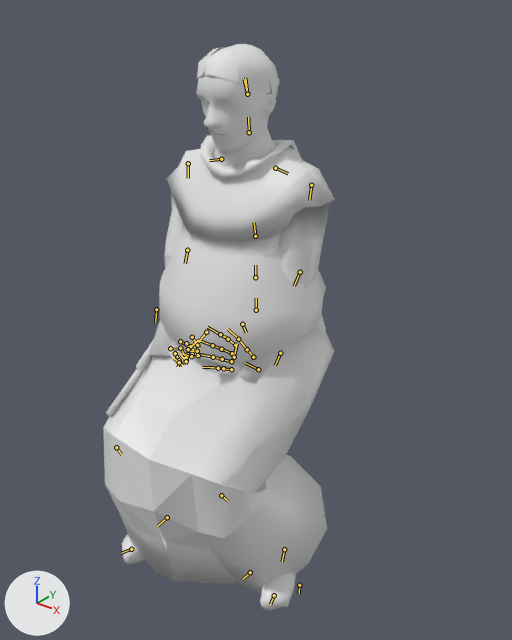
The Blender file assets-src/rooms/tavern/creature-clips/Monk.blend: old version first, new version second.
Before and after are seen from a camera (50 mm lens) standing at (0.59, -0.679, 0.801) and looking at (0.015, 0.039, 0.356). The lights are fixed; the arrows at lower left show +X, +Y and +Z. The picture after the commit comes second. Both versions are drawn at frame 0 of the action 'SitDrink'; the numbers are the values there. The bones that change, and the others that lie on the model, are drawn over the model as lines.

The first picture shows 'MonkSourceMesh'.
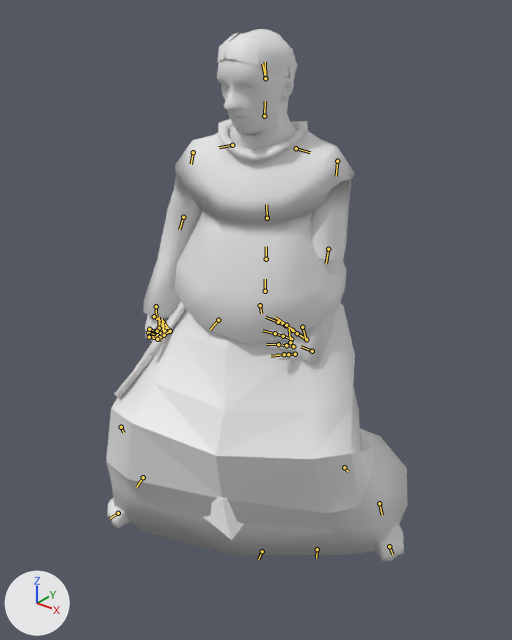
Changed parts and their boxes (x1, y1, x2, y2) in the pictures (512 x 640 px):
```json
{"object": "MonkSourceMesh", "change": "posed", "before": [103, 44, 334, 611], "after": [106, 29, 408, 561], "on screen": "31% wider, 6% shorter"}
{"bone": "Root", "before": "(250, 572) to (243, 579)", "after": "(262, 551) to (258, 559)"}
{"bone": "Head", "before": "(247, 94) to (244, 79)", "after": "(265, 78) to (262, 63)"}
{"bone": "Arm_L", "before": "(311, 185) to (309, 200)", "after": "(337, 161) to (336, 176)"}
{"bone": "ForeArm_L", "before": "(300, 272) to (294, 286)", "after": "(328, 249) to (326, 263)"}
{"bone": "Hand_L", "before": "(258, 369) to (245, 363)", "after": "(312, 351) to (301, 346)"}
{"bone": "Arm_R", "before": "(188, 163) to (188, 178)", "after": "(193, 152) to (191, 164)"}
{"bone": "ForeArm_R", "before": "(187, 250) to (185, 263)", "after": "(183, 217) to (179, 229)"}
{"bone": "Hand_R", "before": "(170, 348) to (179, 349)", "after": "(156, 306) to (156, 319)"}
{"bone": "UpLeg_L", "before": "(280, 353) to (275, 365)", "after": "(302, 327) to (306, 339)"}
{"bone": "Leg_L", "before": "(221, 495) to (228, 501)", "after": "(344, 467) to (348, 471)"}
{"bone": "Foot_L", "before": "(284, 549) to (282, 561)", "after": "(379, 503) to (382, 515)"}
{"bone": "UpLeg_R", "before": "(206, 332) to (198, 342)", "after": "(218, 320) to (210, 329)"}
{"bone": "Leg_R", "before": "(116, 447) to (121, 454)", "after": "(121, 427) to (123, 432)"}
{"bone": "Foot_R", "before": "(167, 517) to (157, 526)", "after": "(143, 477) to (136, 487)"}
```

The change, as JSON lines over the scene's bpy script:
```json
{"block": "bone_root", "where": "bone_root = bpy.data.objects['Monk'].pose.bones['Root']"}
{"op": "set", "path": "bone_root.location", "old": "(0.0, -0.042, -0.143)", "new": "(0.005, -0.083, -0.129)"}
{"op": "set", "path": "bone_root.rotation_quaternion", "old": "(1.0, 0.0, 0.0, 0.0)", "new": "(0.985, 0.0, 0.0, 0.174)", "note": "degrees (0, 0, 0) -> degrees (0, 0, 20)"}
{"block": "bone_head", "where": "bone_head = bpy.data.objects['Monk'].pose.bones['Head']  # child of 'Neck'"}
{"op": "set", "path": "bone_head.rotation_quaternion", "old": "(0.993, 0.113, -0.022, 0.037)", "new": "(0.972, 0.117, -0.192, 0.072)", "note": "degrees (13, -3, 4) -> degrees (12, -23, 6)"}
{"block": "bone_arm_l", "where": "bone_arm_l = bpy.data.objects['Monk'].pose.bones['Arm_L']  # child of 'Shoulder_L'"}
{"op": "set", "path": "bone_arm_l.rotation_quaternion", "old": "(0.911, 0.028, 0.153, -0.381)", "new": "(0.928, 0.057, 0.125, -0.347)", "note": "degrees (-4, 18, -46) -> degrees (1, 16, -41)"}
{"block": "bone_forearm_l", "where": "bone_forearm_l = bpy.data.objects['Monk'].pose.bones['ForeArm_L']  # child of 'Arm_L'"}
{"op": "set", "path": "bone_forearm_l.rotation_quaternion", "old": "(0.969, -0.2, -0.14, 0.031)", "new": "(0.949, -0.272, -0.154, 0.034)", "note": "degrees (-24, -15, 7) -> degrees (-33, -16, 9)"}
{"block": "bone_hand_l", "where": "bone_hand_l = bpy.data.objects['Monk'].pose.bones['Hand_L']  # child of 'ForeArm_L'"}
{"op": "set", "path": "bone_hand_l.rotation_quaternion", "old": "(0.538, 0.632, 0.557, -0.031)", "new": "(0.503, 0.673, 0.539, -0.061)", "note": "degrees (123, 40, 61) -> degrees (128, 39, 58)"}
{"block": "bone_arm_r", "where": "bone_arm_r = bpy.data.objects['Monk'].pose.bones['Arm_R']  # child of 'Shoulder_R'"}
{"op": "set", "path": "bone_arm_r.rotation_quaternion", "old": "(0.918, 0.104, -0.064, 0.377)", "new": "(0.966, -0.157, -0.127, 0.16)", "note": "degrees (8, -11, 44) -> degrees (-21, -11, 21)"}
{"block": "bone_forearm_r", "where": "bone_forearm_r = bpy.data.objects['Monk'].pose.bones['ForeArm_R']  # child of 'Arm_R'"}
{"op": "set", "path": "bone_forearm_r.rotation_quaternion", "old": "(0.934, -0.309, 0.176, -0.034)", "new": "(0.999, -0.044, 0.0, 0.006)", "note": "degrees (-38, 18, -10) -> degrees (-5, 0, 1)"}
{"block": "bone_hand_r", "where": "bone_hand_r = bpy.data.objects['Monk'].pose.bones['Hand_R']  # child of 'ForeArm_R'"}
{"op": "set", "path": "bone_hand_r.rotation_quaternion", "old": "(0.317, 0.562, -0.722, 0.249)", "new": "(0.997, -0.029, -0.06, -0.029)", "note": "degrees (0, -132, 76) -> degrees (-3, -7, -3)"}
{"block": "bone_upleg_l", "where": "bone_upleg_l = bpy.data.objects['Monk'].pose.bones['UpLeg_L']  # child of 'Hips'"}
{"op": "set", "path": "bone_upleg_l.rotation_quaternion", "old": "(0.907, 0.403, -0.102, -0.074)", "new": "(0.892, 0.388, -0.214, 0.087)", "note": "degrees (49, -7, -13) -> degrees (47, -27, -1)"}
{"block": "bone_leg_l", "where": "bone_leg_l = bpy.data.objects['Monk'].pose.bones['Leg_L']  # child of 'UpLeg_L'"}
{"op": "set", "path": "bone_leg_l.rotation_quaternion", "old": "(0.744, -0.65, 0.072, 0.14)", "new": "(0.735, -0.635, 0.201, 0.126)", "note": "degrees (-81, 17, 7) -> degrees (-83, 27, -5)"}
{"block": "bone_foot_l", "where": "bone_foot_l = bpy.data.objects['Monk'].pose.bones['Foot_L']  # child of 'Leg_L'"}
{"op": "set", "path": "bone_foot_l.rotation_quaternion", "old": "(0.953, -0.282, -0.075, -0.086)", "new": "(0.946, -0.294, -0.133, 0.007)", "note": "degrees (-32, -11, -7) -> degrees (-35, -14, 5)"}
{"block": "bone_upleg_r", "where": "bone_upleg_r = bpy.data.objects['Monk'].pose.bones['UpLeg_R']  # child of 'Hips'"}
{"op": "set", "path": "bone_upleg_r.rotation_quaternion", "old": "(0.865, 0.45, 0.219, 0.026)", "new": "(0.835, 0.425, 0.325, -0.125)", "note": "degrees (58, 21, 15) -> degrees (56, 40, 5)"}
{"block": "bone_leg_r", "where": "bone_leg_r = bpy.data.objects['Monk'].pose.bones['Leg_R']  # child of 'UpLeg_R'"}
{"op": "set", "path": "bone_leg_r.rotation_quaternion", "old": "(0.759, -0.632, -0.071, -0.14)", "new": "(0.739, -0.633, -0.192, -0.127)", "note": "degrees (-79, -17, -7) -> degrees (-82, -26, 4)"}
{"block": "bone_foot_r", "where": "bone_foot_r = bpy.data.objects['Monk'].pose.bones['Foot_R']  # child of 'Leg_R'"}
{"op": "set", "path": "bone_foot_r.rotation_quaternion", "old": "(0.975, -0.219, 0.039, -0.009)", "new": "(0.959, -0.245, 0.095, -0.103)", "note": "degrees (-25, 4, -2) -> degrees (-30, 8, -14)"}
```
